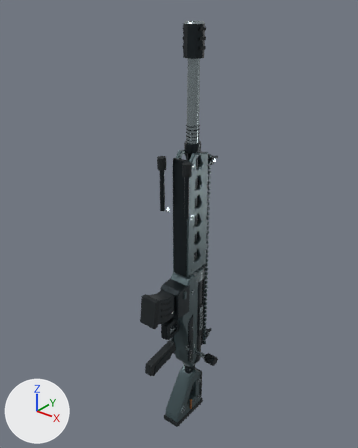
Two versions of the glTF model app/public/squad/weapons/sniper.glb, one commit apart.
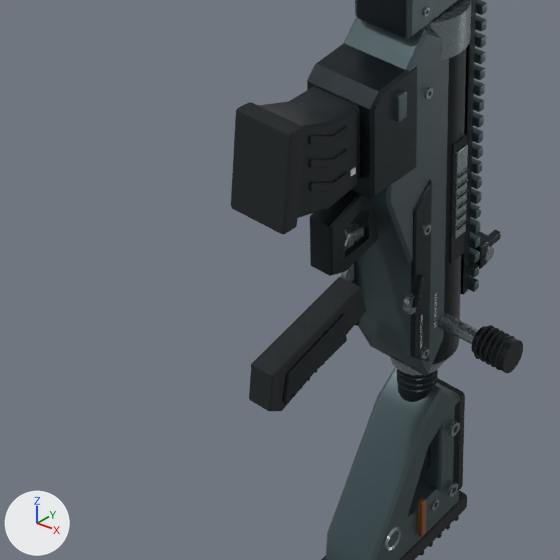
Old and new are each drawn whole from a camera (50 mm lens) standing at (0.531, -0.668, 0.579) and looking at (-0.013, 0.012, 0.157) and again close up on the part from 22% to 63% of the width and 60% to 93% of the height. The lights are fixed; the arrows at lower left show +X, +Y and +Z. The older version's two pictures come first. Where no turn or scale is listed for an object, it has been applied to the vertices. Vertices at exactly the same position are counted once.

Script lines for the objects in view, before the commit:
```python
me_02_graphite_003 = bpy.data.meshes.new('02_Graphite.003')
me_02_graphite_003.from_pydata(...)  # 2334 vertices, 4528 faces; spans x -0.033..0.073, y -0.086..0.105, z -0.183..0.52
me_02_graphite_003.materials.append(mat_sniper_02_graphite)
me_02_graphite_005 = bpy.data.meshes.new('02_Graphite.005')
me_02_graphite_005.from_pydata(...)  # 1010 vertices, 1976 faces; spans x -0.019..0.019, y -0.063..0.02, z -0.148..0.002
me_02_graphite_005.materials.append(mat_sniper_02_graphite)
me_04_elastomer_003 = bpy.data.meshes.new('04_Elastomer.003')
me_04_elastomer_003.from_pydata(...)  # 2194 vertices, 4220 faces; spans x -0.037..0.068, y -0.095..0.049, z -0.162..0.52
me_04_elastomer_003.materials.append(mat_sniper_04_elastomer)
ob_02_graphite_003 = bpy.data.objects.new('02_Graphite.003', me_02_graphite_003)
ob_02_graphite_003.location = (0.0, 0.0, 0.0)
ob_02_graphite_005 = bpy.data.objects.new('02_Graphite.005', me_02_graphite_005)
ob_02_graphite_005.location = (0.0, 0.0351, -0.1824)
ob_04_elastomer_003 = bpy.data.objects.new('04_Elastomer.003', me_04_elastomer_003)
ob_04_elastomer_003.location = (0.0, 0.0, 0.0)
# also in view: '04_Elastomer.004' at (0.0, -0.075, 0.015); '02_Graphite.004' at (0.0, -0.059, 0.011); '01_Cerakote.003' at (0.0, 0.013, -0.266); '03_Titanium.003' at (0.014, 0.01, 0.167); '04_Elastomer.005' at (0.0, 0.014, -0.279)
```
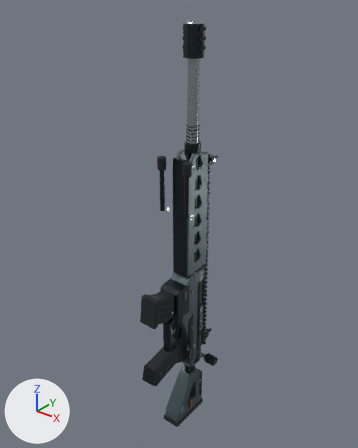
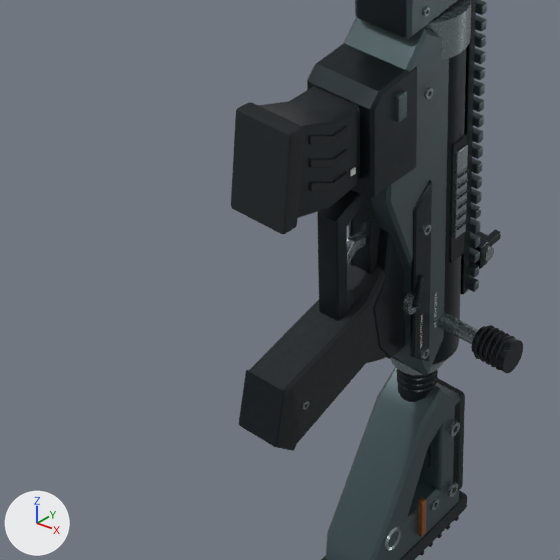
Boxes (x1, y1, x2, y2) around the edits, measured in the close-ups (560 x 560 px):
'02_Graphite.003', reshaped: before (282, 0, 523, 402); after (239, 0, 523, 451)
'04_Elastomer.003', reshaped (8% taller): before (249, 10, 515, 411); after (250, 10, 515, 442)
part 1 of me_02_graphite_003, rebuilt (7% narrower, 52% taller): before (310, 190, 378, 276); after (317, 190, 380, 321)
part 2 of me_02_graphite_003, added: after (349, 221, 405, 359)
part 3 of me_02_graphite_003, added: after (239, 370, 301, 451)
part 4 of me_02_graphite_003, deleted: before (282, 314, 347, 402)
part 5 of me_04_elastomer_003, added: after (250, 261, 387, 442)
part 6 of me_04_elastomer_003, deleted: before (249, 277, 366, 411)

Patch to the scene script:
```diff
--- a/app/public/squad/weapons/sniper.glb.py
+++ b/app/public/squad/weapons/sniper.glb.py
@@ me_02_graphite_003 @@
 # used by ob_02_graphite_003; location = (0.0, 0.0, 0.0)
-me_02_graphite_003.from_pydata(...)  # 2334 vertices, 4528 faces; spans x -0.033..0.073, y -0.086..0.105, z -0.183..0.52
+me_02_graphite_003.from_pydata(...)  # 2382 vertices, 4616 faces; spans x -0.033..0.073, y -0.107..0.105, z -0.183..0.52
+# me_02_graphite_003 part 1: the loose piece of 44 vertices spanning x -0.008..0.008, y -0.053..-0.011, z -0.08..-0.034 is rebuilt with 44 vertices and now spans x -0.007..0.007, y -0.047..-0.009, z -0.12..-0.034
+# me_02_graphite_003 part 2: a new loose piece of 28 vertices spanning x -0.014..0.014, y -0.025..0.016, z -0.159..-0.032, in mat_sniper_02_graphite
+# me_02_graphite_003 part 3: a new loose piece of 20 vertices spanning x -0.014..0.014, y -0.107..-0.086, z -0.166..-0.119, in mat_sniper_02_graphite
+# me_02_graphite_003 part 4: the loose piece of 16 vertices spanning x -0.002..0.001, y -0.086..-0.031, z -0.144..-0.117 is deleted
+# other edits to the shape of me_02_graphite_003 do not show in these pictures
 me_02_graphite_003.materials.append(mat_sniper_02_graphite)
@@ me_04_elastomer_003 @@
 # used by ob_04_elastomer_003; location = (0.0, 0.0, 0.0)
-me_04_elastomer_003.from_pydata(...)  # 2194 vertices, 4220 faces; spans x -0.037..0.068, y -0.095..0.049, z -0.162..0.52
+me_04_elastomer_003.from_pydata(...)  # 2210 vertices, 4252 faces; spans x -0.037..0.068, y -0.105..0.049, z -0.165..0.52
+# me_04_elastomer_003 part 5: a new loose piece of 36 vertices spanning x -0.014..0.013, y -0.105..0.014, z -0.165..-0.092, in mat_sniper_04_elastomer
+# me_04_elastomer_003 part 6: 20 vertices removed from x -0.017..0.0, y -0.095..-0.011, z -0.151..-0.109
+# other edits to the shape of me_04_elastomer_003 do not show in these pictures
 me_04_elastomer_003.materials.append(mat_sniper_04_elastomer)
```
